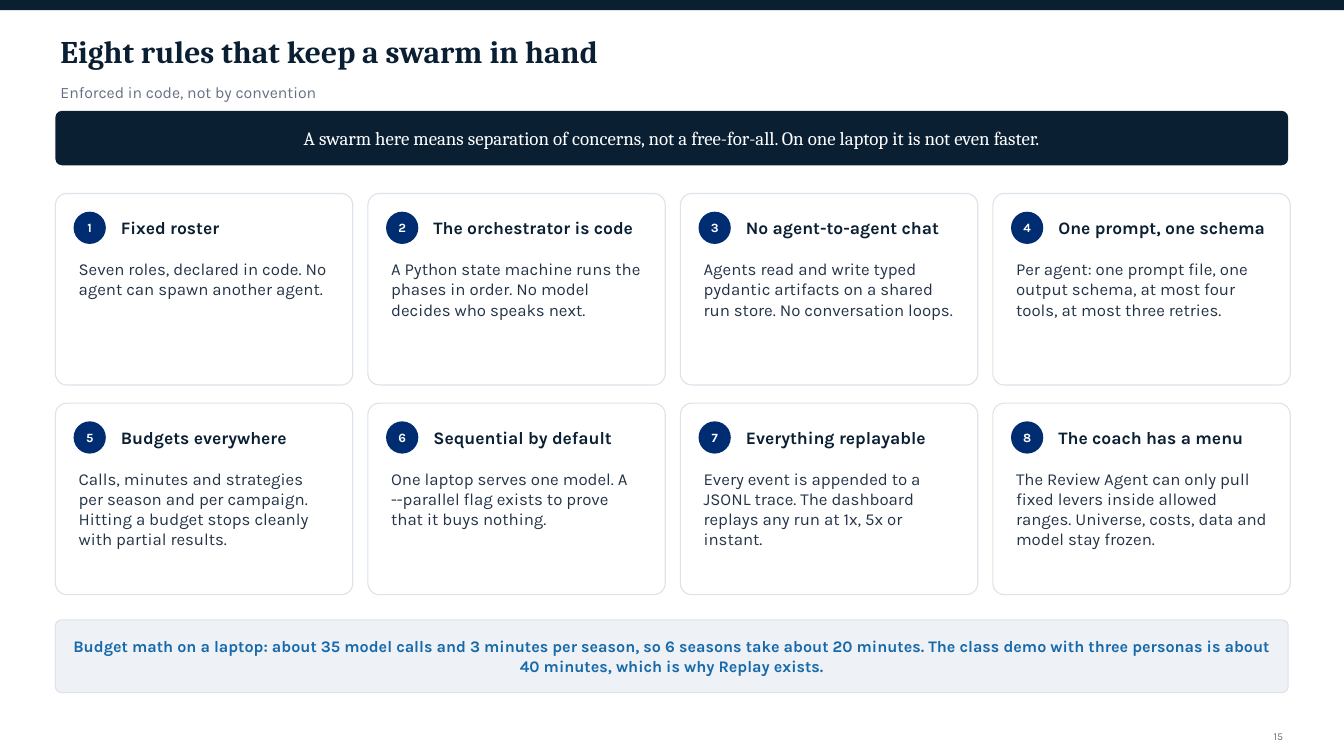
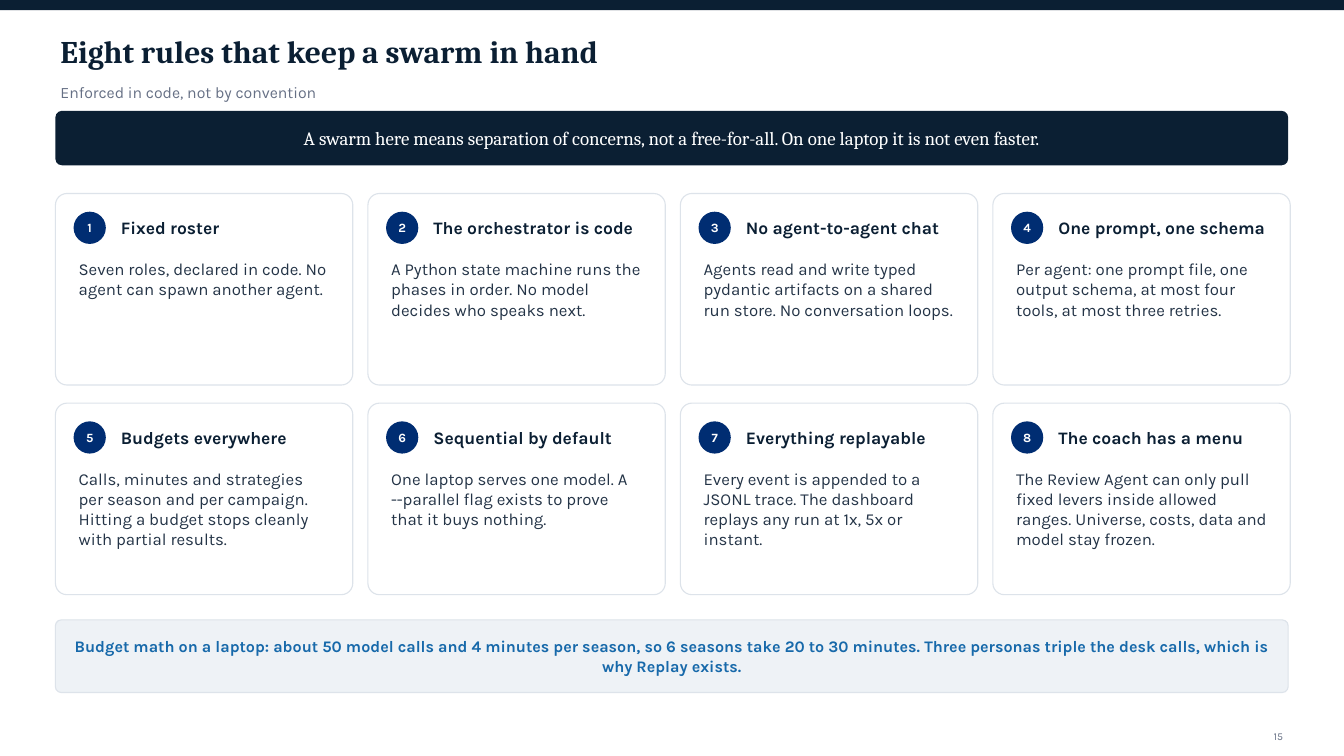
Before and after one commit to jimkliew/aiInvesting, a slide deck: slide 15 of docs/slides/aiInvesting-slides.pptx. Drawn at 1344x756 pixels with LibreOffice and Linux fonts; fonts in the diff are those of the drawing. Boxes give left, top, right and bottom in pixels: in the first picture for what was removed or moved away, otherwise in the second. Text is boxed around its words. In the diff, an @@ line names an element or a change of style, - is before the commit and + after.

Commit message:
Recorded 6-season run, live screenshots, rebuilt slides with real results; coach told which personas are active

```diff
--- a/docs/slides/aiInvesting-slides.pptx
+++ b/docs/slides/aiInvesting-slides.pptx
@@ text in rounded rectangle at <box>75,640,1268,676</box>: text changed @@
-Budget math on a laptop: about 35 model calls and 3 minutes per season, so 6 seasons take about 20 minutes. The class demo with three personas is about 40 minutes, which is why Replay exists.
+Budget math on a laptop: about 50 model calls and 4 minutes per season, so 6 seasons take 20 to 30 minutes. Three personas triple the desk calls, which is why Replay exists.
```
Also in this commit, not shown: 8 other slides changed, 1 slide added, 51 other files.
